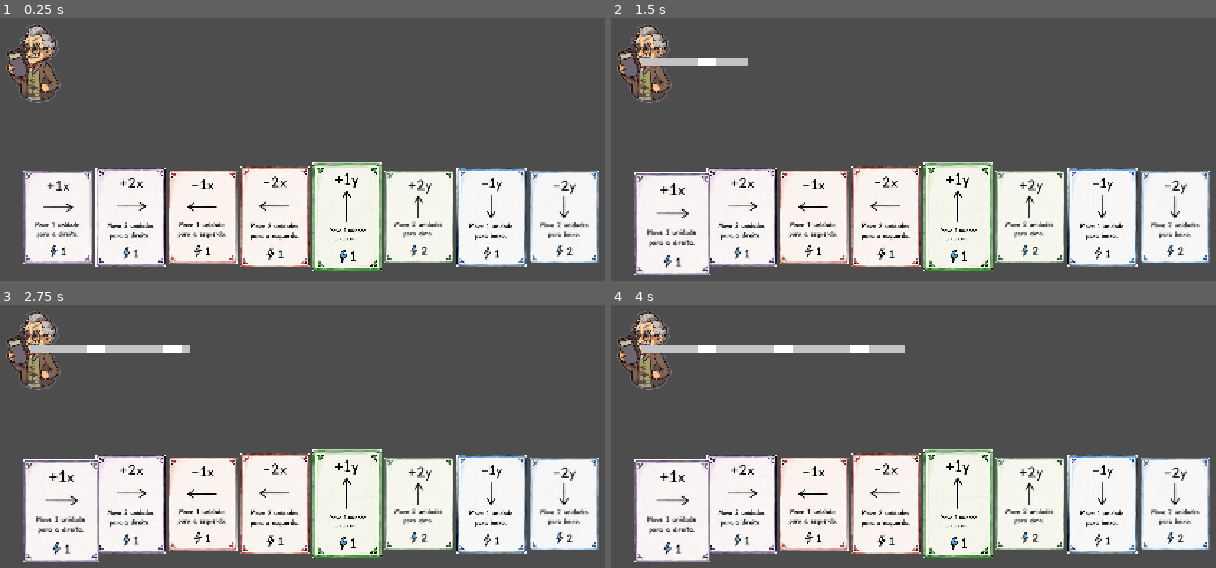
Above: before the commit, frames 1-4 (two rows, left to right).
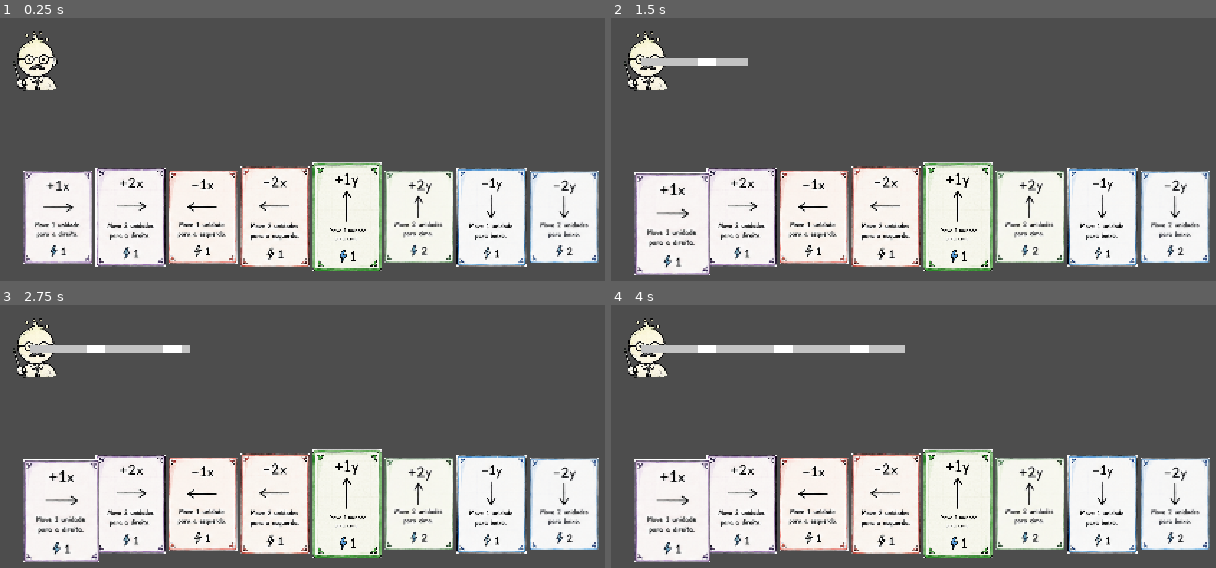
Above: after the commit, the same moments.

Repository: catolica-faculdade/incognita-deck
Game: Godot game, scene res://main/main.tscn
Same seed, same stepped clock (60 frames per second), same inputs: the game is played once before the commit and once after it.
Inputs (mouse positions are in pixels of both pictures, inside the frame that each line leads up to):
- Up to frame 1 (0.25 s): no input
- Up to frame 2 (1.5 s): click (671, 217) at 0.52 s; click (671, 223) at 1.27 s
- Up to frame 3 (2.75 s): click (60, 510) at 2.02 s
- Up to frame 4 (4 s): tap Enter at 2.75 s; tap Space at 3.5 s

The runs differ from the first frame. In frame 1, 1.7% of the frame differs, in the area x 0-11%, y 2-33%; in frame 2, 1.5%; in frame 3, 1.5%; in frame 4, 1.5%.

Commit message:
feat: add teacher sprite as player to use official design (?)

Diff:
--- a/world/player/player.tscn
+++ b/world/player/player.tscn
@@ -1,11 +1,11 @@
 [gd_scene format=3 uid="uid://vvyq6orywab5"]
 
 [ext_resource type="Script" uid="uid://djhv3uogaonss" path="res://world/player/player.gd" id="1_yynsy"]
-[ext_resource type="Texture2D" uid="uid://b0vwqgpqp2w7w" path="res://assets/einstein.png" id="2_bvkkv"]
+[ext_resource type="Texture2D" uid="uid://caipfb426ompc" path="res://assets/enemies/teacher.png" id="2_bvkkv"]
 
 [sub_resource type="CapsuleShape2D" id="CapsuleShape2D_ccwxv"]
-radius = 35.0
-height = 110.0
+radius = 32.0
+height = 84.0
 
 [node name="PlayerNode" type="Node2D" unique_id=1988582892]
 metadata/_edit_lock_ = true
@@ -18,6 +18,6 @@
 shape = SubResource("CapsuleShape2D_ccwxv")
 
 [node name="Sprite2D" type="Sprite2D" parent="Player" unique_id=231718088]
-position = Vector2(0, -9.536743e-07)
+position = Vector2(4, 0)
 scale = Vector2(0.33472222, 0.3420139)
 texture = ExtResource("2_bvkkv")
